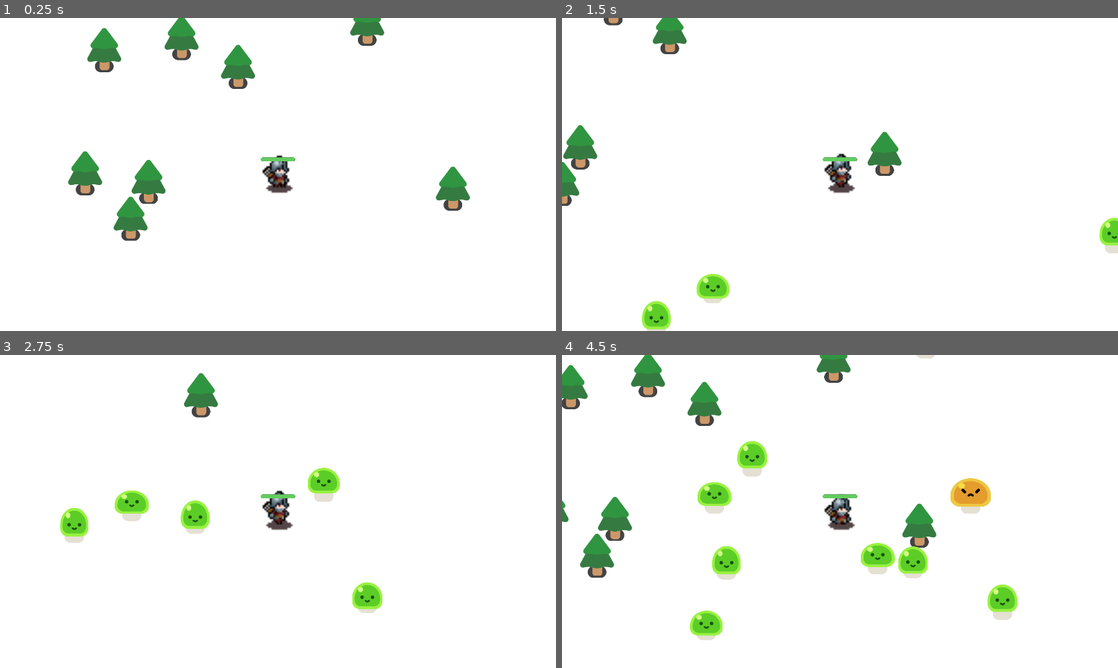
Above: before the commit, frames 1-4 (two rows, left to right).
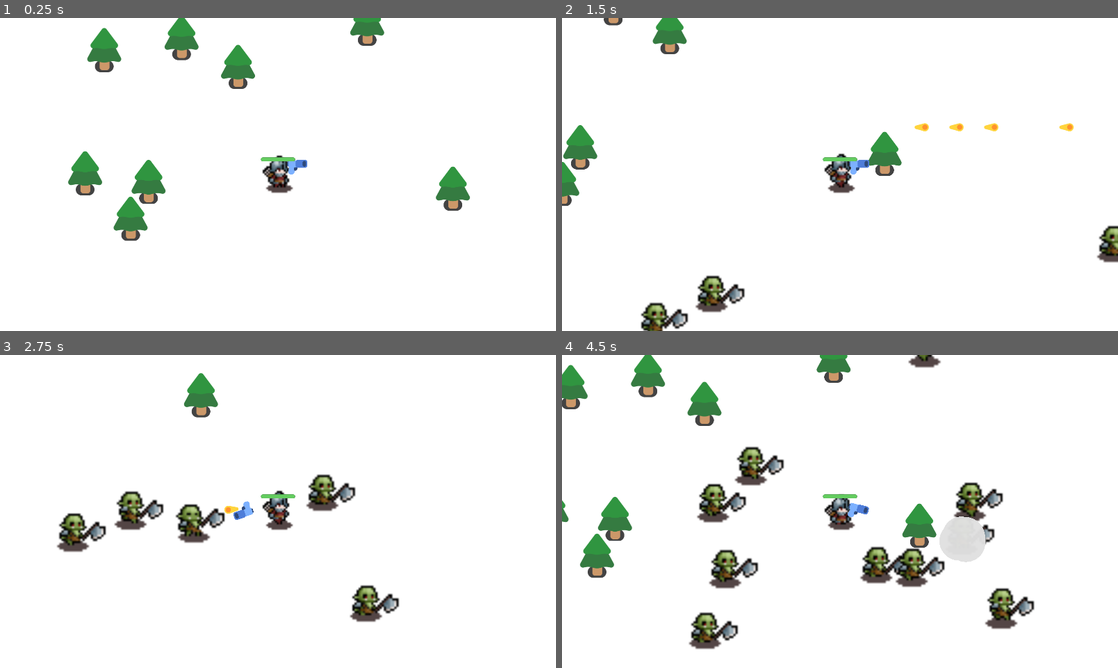
Above: after the commit, the same moments.

Repository: coco4332/godot_first_game
Game: Godot game, scene res://2D_Game.tscn
Two runs of this game, one before a commit and one after it. Both use one fixed random seed, a clock stepped at 60 frames per second and the inputs below.
Inputs:
- Up to frame 1 (0.25 s): no input
- Up to frame 2 (1.5 s): hold D (move_right) 0.53-1.28 s; hold S (move_down) from 1.28 s (still down)
- Up to frame 3 (2.75 s): release S (move_down) at 2.03 s; hold D (move_right) from 2.03 s (still down)
- Up to frame 4 (4.5 s): release D (move_right) at 2.78 s; hold W (move_up) 2.78-3.53 s; hold A (move_left) from 3.53 s (still down)

The runs differ from the first frame. In frame 1, 0.1% of the frame differs, in the area x 51-56%, y 45-50%; in frame 2, 2.1%; in frame 3, 4.2%; in frame 4, 7.8%, in the area x 22-85%, y 0-94%.

Commit message:
Changed Mob
I switched the mob from a slime to an orc. Added proper animations for it, including a walk animation and a death animation. The mob still has the same AI.

Diff:
--- a/Week 2 - First Game/2d-project-assets/2d_game.gd
+++ b/Week 2 - First Game/2d-project-assets/2d_game.gd
@@ -2,7 +2,7 @@
 
 
 func spawn_mob():
-	var new_mob = preload("uid://y38gte5o0xf8").instantiate()
+	var new_mob = preload("res://orc_mob.tscn").instantiate()
 	%PathFollow2D.progress_ratio = randf()
 	new_mob.global_position = %PathFollow2D.global_position
 	add_child(new_mob)
--- /dev/null
+++ b/Week 2 - First Game/2d-project-assets/orc_mob.gd
@@ -0,0 +1,37 @@
+extends CharacterBody2D
+
+var health = 3
+var is_dead = false
+@onready var player = get_node("/root/Game/SoldierPlayer")
+
+func _ready():
+	%Orc.play("walk")
+
+func _physics_process(delta: float) -> void:
+	if is_dead:
+		return
+	var direction = global_position.direction_to(player.global_position)
+	velocity = direction * 300
+	move_and_slide()
+
+func die():
+	is_dead = true
+	set_physics_process(false)
+	%Orc.play("death")
+	await %Orc.animation_finished
+	queue_free()
+
+func take_damage():
+	if is_dead:
+		return
+	health -= 1
+	if health <= 0:
+		die()
+		const SMOKE_EXPLOSION = preload("uid://dhmhmrth6rdce")
+		var smoke = SMOKE_EXPLOSION.instantiate()
+		get_parent().add_child(smoke)
+		smoke.global_position = global_position
+	else:
+		%Orc.play("hurt")
+		await %Orc.animation_finished
+		%Orc.play("walk")
--- /dev/null
+++ b/Week 2 - First Game/2d-project-assets/orc_mob.tscn
@@ -0,0 +1,158 @@
+[gd_scene format=3 uid="uid://k4v3q4c1nvii"]
+
+[ext_resource type="Texture2D" uid="uid://bmpn7fx34mdts" path="res://characters/Orc with shadows/Orc_Walk.png" id="1_evta1"]
+[ext_resource type="Script" uid="uid://cmgoh2mvc5gde" path="res://orc_mob.gd" id="1_f8qay"]
+[ext_resource type="Texture2D" uid="uid://bkq7p3h07q67k" path="res://characters/Orc with shadows/Orc_Death.png" id="2_gm0pe"]
+[ext_resource type="Texture2D" uid="uid://dxdlfn0im6buy" path="res://characters/Orc with shadows/Orc_Hurt.png" id="3_5c1o5"]
+
+[sub_resource type="AtlasTexture" id="AtlasTexture_lbkc1"]
+atlas = ExtResource("2_gm0pe")
+region = Rect2(0, 0, 100, 100)
+
+[sub_resource type="AtlasTexture" id="AtlasTexture_piqc3"]
+atlas = ExtResource("2_gm0pe")
+region = Rect2(100, 0, 100, 100)
+
+[sub_resource type="AtlasTexture" id="AtlasTexture_dj08w"]
+atlas = ExtResource("2_gm0pe")
+region = Rect2(200, 0, 100, 100)
+
+[sub_resource type="AtlasTexture" id="AtlasTexture_dajnd"]
+atlas = ExtResource("2_gm0pe")
+region = Rect2(300, 0, 100, 100)
+
+[sub_resource type="AtlasTexture" id="AtlasTexture_y22ue"]
+atlas = ExtResource("3_5c1o5")
+region = Rect2(0, 0, 100, 100)
+
+[sub_resource type="AtlasTexture" id="AtlasTexture_s75ev"]
+atlas = ExtResource("3_5c1o5")
+region = Rect2(100, 0, 100, 100)
+
+[sub_resource type="AtlasTexture" id="AtlasTexture_2icpj"]
+atlas = ExtResource("3_5c1o5")
+region = Rect2(200, 0, 100, 100)
+
+[sub_resource type="AtlasTexture" id="AtlasTexture_mrtjv"]
+atlas = ExtResource("3_5c1o5")
+region = Rect2(300, 0, 100, 100)
+
+[sub_resource type="AtlasTexture" id="AtlasTexture_f8qay"]
+atlas = ExtResource("1_evta1")
+region = Rect2(0, 0, 100, 100)
+
+[sub_resource type="AtlasTexture" id="AtlasTexture_o7v30"]
+atlas = ExtResource("1_evta1")
+region = Rect2(100, 0, 100, 100)
+
+[sub_resource type="AtlasTexture" id="AtlasTexture_gm0pe"]
+atlas = ExtResource("1_evta1")
+region = Rect2(200, 0, 100, 100)
+
+[sub_resource type="AtlasTexture" id="AtlasTexture_5c1o5"]
+atlas = ExtResource("1_evta1")
+region = Rect2(300, 0, 100, 100)
+
+[sub_resource type="AtlasTexture" id="AtlasTexture_ivesf"]
+atlas = ExtResource("1_evta1")
+region = Rect2(400, 0, 100, 100)
+
+[sub_resource type="AtlasTexture" id="AtlasTexture_nl2l8"]
+atlas = ExtResource("1_evta1")
+region = Rect2(500, 0, 100, 100)
+
+[sub_resource type="AtlasTexture" id="AtlasTexture_l8bvg"]
+atlas = ExtResource("1_evta1")
+region = Rect2(600, 0, 100, 100)
+
+[sub_resource type="AtlasTexture" id="AtlasTexture_n1x88"]
+atlas = ExtResource("1_evta1")
+region = Rect2(700, 0, 100, 100)
+
+[sub_resource type="SpriteFrames" id="SpriteFrames_ahyey"]
+animations = [{
+"frames": [{
+"duration": 1.0,
+"texture": SubResource("AtlasTexture_lbkc1")
+}, {
+"duration": 1.0,
+"texture": SubResource("AtlasTexture_piqc3")
+}, {
+"duration": 1.0,
+"texture": SubResource("AtlasTexture_dj08w")
+}, {
+"duration": 1.0,
+"texture": SubResource("AtlasTexture_dajnd")
+}],
+"loop": 0,
+"name": &"death",
+"speed": 6.0
+}, {
+"frames": [{
+"duration": 1.0,
+"texture": SubResource("AtlasTexture_y22ue")
+}, {
+"duration": 1.0,
+"texture": SubResource("AtlasTexture_s75ev")
+}, {
+"duration": 1.0,
+"texture": SubResource("AtlasTexture_2icpj")
+}, {
+"duration": 1.0,
+"texture": SubResource("AtlasTexture_mrtjv")
+}],
+"loop": 0,
+"name": &"hurt",
+"speed": 10.0
+}, {
+"frames": [{
+"duration": 1.0,
+"texture": SubResource("AtlasTexture_f8qay")
+}, {
+"duration": 1.0,
+"texture": SubResource("AtlasTexture_o7v30")
+}, {
+"duration": 1.0,
+"texture": SubResource("AtlasTexture_gm0pe")
+}, {
+"duration": 1.0,
+"texture": SubResource("AtlasTexture_5c1o5")
+}, {
+"duration": 1.0,
+"texture": SubResource("AtlasTexture_ivesf")
+}, {
+"duration": 1.0,
+"texture": SubResource("AtlasTexture_nl2l8")
+}, {
+"duration": 1.0,
+"texture": SubResource("AtlasTexture_l8bvg")
+}, {
+"duration": 1.0,
+"texture": SubResource("AtlasTexture_n1x88")
+}],
+"loop": 1,
+"name": &"walk",
+"speed": 6.0
+}]
+
+[sub_resource type="CircleShape2D" id="CircleShape2D_evta1"]
+radius = 59.841457
+
+[node name="OrcMob" type="CharacterBody2D" unique_id=581456501]
+collision_layer = 2
+collision_mask = 3
+script = ExtResource("1_f8qay")
+
+[node name="Orc" type="AnimatedSprite2D" parent="." unique_id=140784848]
+unique_name_in_owner = true
+position = Vector2(-8.000015, -21.999985)
+scale = Vector2(7.2437506, 7.2437506)
+sprite_frames = SubResource("SpriteFrames_ahyey")
+animation = &"hurt"
+autoplay = "walk"
+frame = 3
+frame_progress = 1.0
+
+[node name="CollisionShape2D" type="CollisionShape2D" parent="." unique_id=1882917889]
+position = Vector2(0, -25)
+shape = SubResource("CircleShape2D_evta1")
--- a/Week 2 - First Game/2d-project-assets/soldier_player.tscn
+++ b/Week 2 - First Game/2d-project-assets/soldier_player.tscn
@@ -153,7 +153,6 @@
 [node name="Camera2D" type="Camera2D" parent="." unique_id=482951856]
 
 [node name="Gun" parent="." unique_id=1810494907 instance=ExtResource("3_xrodo")]
-visible = false
 position = Vector2(-30, -30)
 
 [node name="HurtBox" type="Area2D" parent="." unique_id=549307226]
Not shown, added: Week 2 - First Game/2d-project-assets/orc_mob.gd.uid
